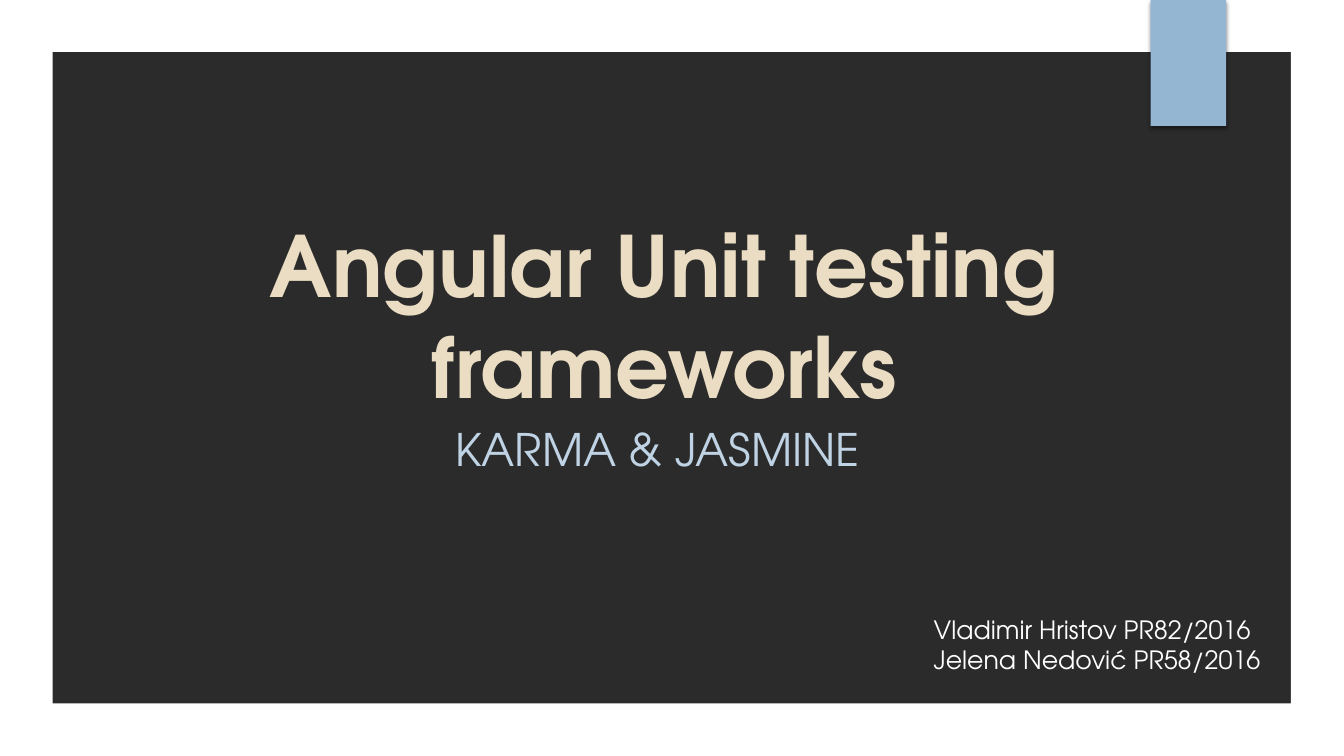
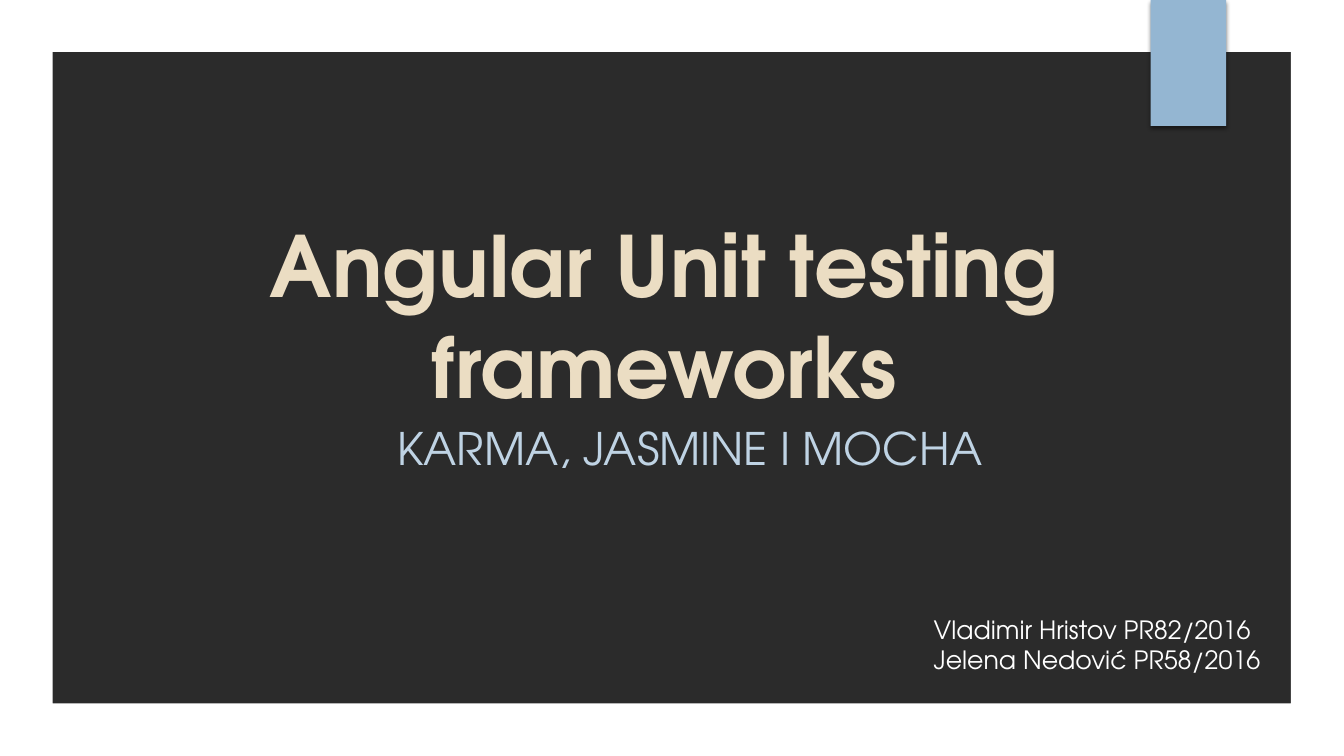
Before and after one commit to vhristov97/Prezentacija, a slide deck: slide 1 of UnitTestingFrameworks_VH_JN.pptx. Drawn at 1344x756 pixels with LibreOffice and Linux fonts; fonts in the diff are those of the drawing; background and template pictures are left out; a plain dark background stands for a picture behind light text. Boxes give left, top, right and bottom in pixels: in the first picture for what was removed or moved away, otherwise in the second. Text is boxed around its words. In the diff, an @@ line names an element or a change of style, - is before the commit and + after.

```diff
--- a/UnitTestingFrameworks_VH_JN.pptx
+++ b/UnitTestingFrameworks_VH_JN.pptx
@@ subtitle at (397,431,983,468): text changed @@
-KARMA & JASMINE
+KARMA, JASMINE I MOCHA
```
Also in this commit, not shown: 12 other slides changed.
